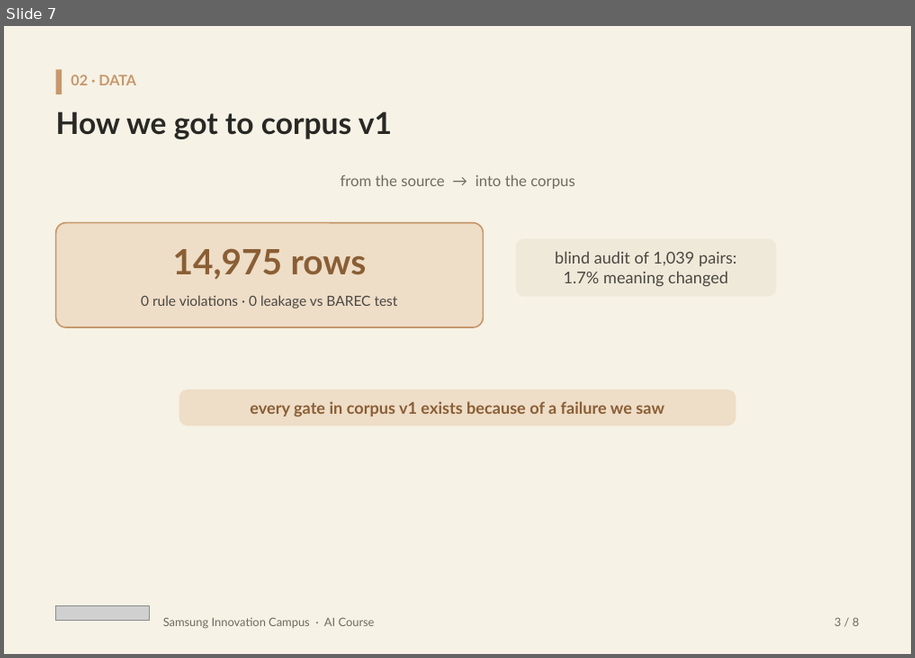
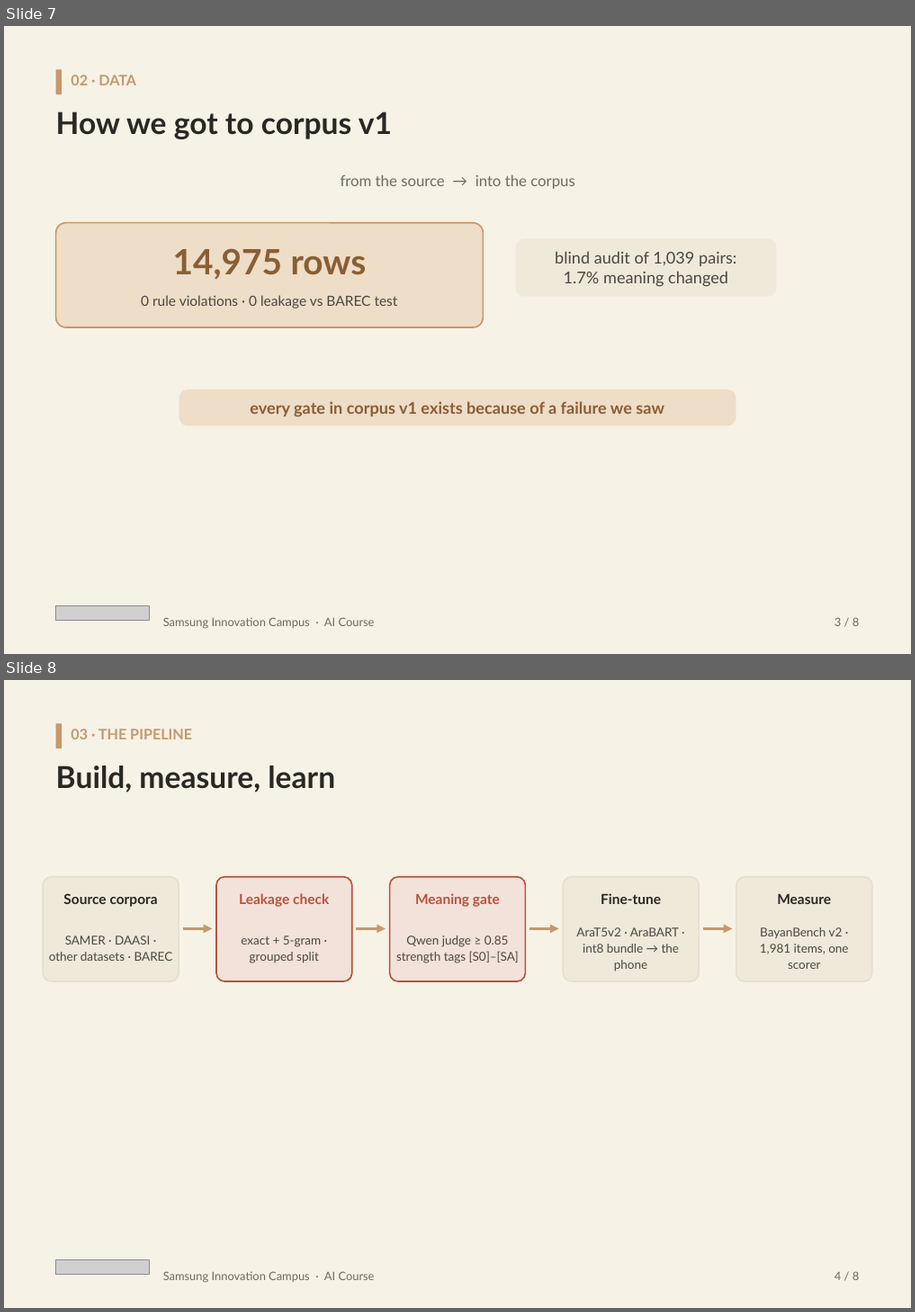
Before and after one commit to Cogni-Libya/Bayan, a slide deck: deliverables/04_presentation/Bayan_Submission.pptx. Shown one above the other, each under a label of ours: slide 7 before the commit, slides 7 and 8 after it. The pictures are 915x658 and 915x1312 pixels, drawn with LibreOffice and Linux fonts; fonts in the diff are those of the drawing; grey boxes stand for pictures. Boxes give left, top, right and bottom in pixels: in the first picture for what was removed or moved away, otherwise in the second. Text is boxed around its words. In the diff, an @@ line names an element or a change of style, - is before the commit and + after.

```diff
--- a/deliverables/04_presentation/Bayan_Submission.pptx
+++ b/deliverables/04_presentation/Bayan_Submission.pptx
@@ slide 8 added at (4,680,911,1308), background #FFFFFF @@
@@ rectangle added at (4,680,911,1308), fill #F6F2E6 @@
@@ rectangle added at (56,723,62,748), fill #C6986B @@
@@ text added at (71,729,192,739), 12.5 pt, text #C6986B, bold @@
+03 · THE PIPELINE
@@ text added at (56,766,335,792), 26 pt, text #282824, bold @@
+Build, measure, learn
@@ rounded rectangle added at (44,877,180,982), fill #EFE9D9, outline #E6DFCC 1.25 pt @@
@@ text added at (63,893,158,907), 12 pt, text #282824, bold @@
+Source corpora
@@ rounded rectangle added at (216,877,352,982), fill #F3E2DA, outline #B5533C 1.25 pt @@
@@ text added at (239,893,329,907), 12 pt, text #B5533C, bold @@
+Leakage check
@@ rounded rectangle added at (390,877,526,982), fill #F3E2DA, outline #B5533C 1.25 pt @@
@@ text added at (415,893,500,907), 12 pt, text #B5533C, bold @@
+Meaning gate
@@ rounded rectangle added at (563,877,699,982), fill #EFE9D9, outline #E6DFCC 1.25 pt @@
@@ text added at (601,893,661,904), 12 pt, text #282824, bold @@
+Fine-tune
@@ rounded rectangle added at (736,877,872,982), fill #EFE9D9, outline #E6DFCC 1.25 pt @@
@@ text added at (777,893,831,904), 12 pt, text #282824, bold @@
+Measure
@@ text added at (49,936,173,961), 10.5 pt, text #4A4842 @@
+SAMER · DAASI ·
+other datasets · BAREC
@@ arrow added from (182, 928) to (212, 928), #C6986B 2.5 pt @@
@@ text added at (241,936,321,964), 10.5 pt, text #4A4842 @@
+exact + 5-gram ·
+grouped split
@@ arrow added from (357, 928) to (385, 928), #C6986B 2.5 pt @@
@@ text added at (396,936,519,964), 10.5 pt, text #4A4842 @@
+Qwen judge ≥ 0.85
+strength tags [S0]–[SA]
@@ arrow added from (530, 928) to (558, 928), #C6986B 2.5 pt @@
@@ text added at (576,928,680,972), 10.5 pt, text #4A4842 @@
+AraT5v2 · AraBART ·
+int8 bundle → the phone
@@ arrow added from (703, 928) to (733, 928), #C6986B 2.5 pt @@
@@ text added at (760,928,848,969), 10.5 pt, text #4A4842 @@
+BayanBench v2 ·
+1,981 items, one scorer
@@ picture added at (56,1260,150,1275) @@
@@ text added at (163,1271,375,1283), 10 pt, text #6F6B5E @@
+Samsung Innovation Campus · AI Course
@@ text added at (835,1271,860,1280), 10 pt, text #6F6B5E @@
+4 / 8
```
Also in this commit, not shown: 13 slides changed, 1 other slide added, 13 other files.
